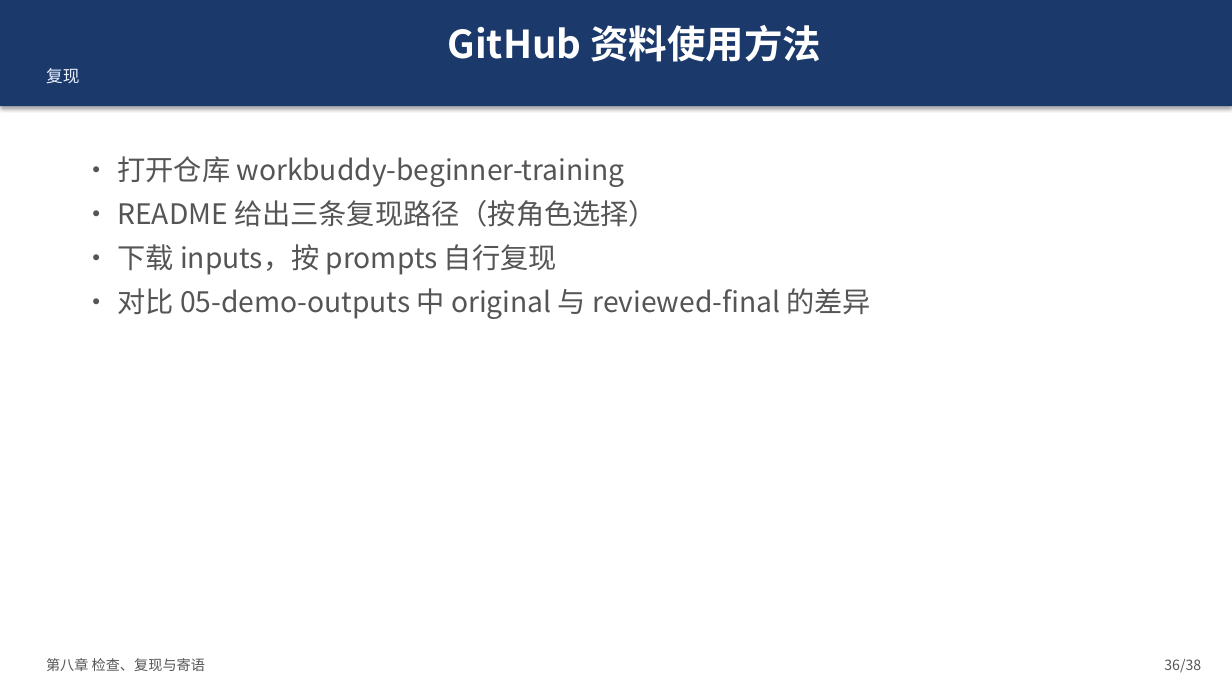
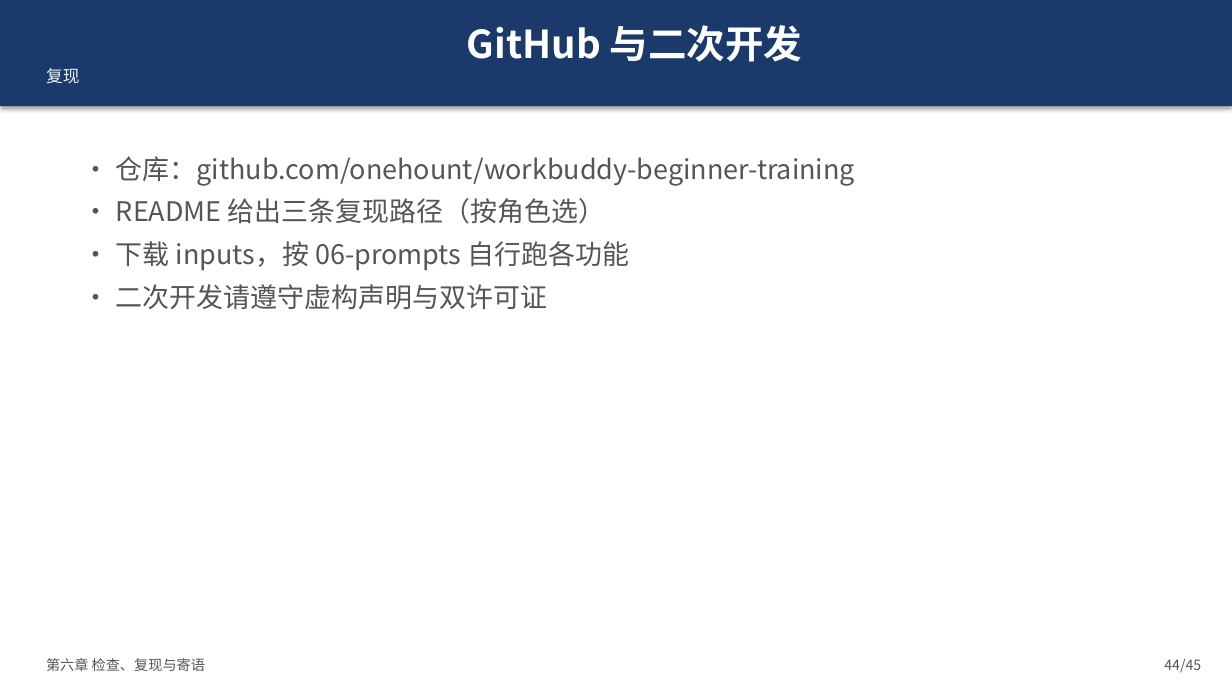
Before and after one commit to onehount/workbuddy-beginner-training, a slide deck: slide 44 of 02-slides/workbuddy-beginner-training.pptx (slide 36 before the commit). Drawn at 1232x693 pixels with LibreOffice and Linux fonts; fonts in the diff are those of the drawing. Boxes give left, top, right and bottom in pixels: in the first picture for what was removed or moved away, otherwise in the second. Text is boxed around its words. In the diff, an @@ line names an element or a change of style, - is before the commit and + after.

Commit message:
v1.1: 课程PPT重构为功能导向结构（45页）
- 先讲 WorkBuddy 各功能是什么/干什么/怎么用/在哪里
- 用青屿茶研案例演示每个功能的具体使用流程
- 新增界面三区总览示意图 + 10大功能四象限说明页
- 进阶技巧：先给方案再执行、出错五步纠正、提示词四要素、四查清单
- Demo 结果仅顺带展示
- 更新 README 议程表与 CHANGELOG

```diff
--- a/02-slides/workbuddy-beginner-training.pptx
+++ b/02-slides/workbuddy-beginner-training.pptx
@@ text in rectangle at bbox=[467, 25, 802, 62]: text changed @@
-GitHub 资料使用方法
+GitHub 与二次开发
@@ text at bbox=[116, 156, 855, 309]: text changed; size 22 to 21 pt @@
-• 打开仓库 workbuddy-beginner-training
-• README 给出三条复现路径（按角色选择）
-• 下载 inputs，按 prompts 自行复现
-• 对比 05-demo-outputs 中 original 与 reviewed-final 的差异
+• 仓库：github.com/onehount/workbuddy-beginner-training
+• README 给出三条复现路径（按角色选）
+• 下载 inputs，按 06-prompts 自行跑各功能
+• 二次开发请遵守虚构声明与双许可证
@@ text at bbox=[46, 658, 205, 671]: text changed @@
-第八章 检查、复现与寄语
+第六章 检查、复现与寄语
@@ text at bbox=[1164, 659, 1201, 673]: text changed @@
-36/38
+44/45
```
Also in this commit, not shown: 16 other slides changed, 28 slides added, 21 slides removed, 6 other files.
